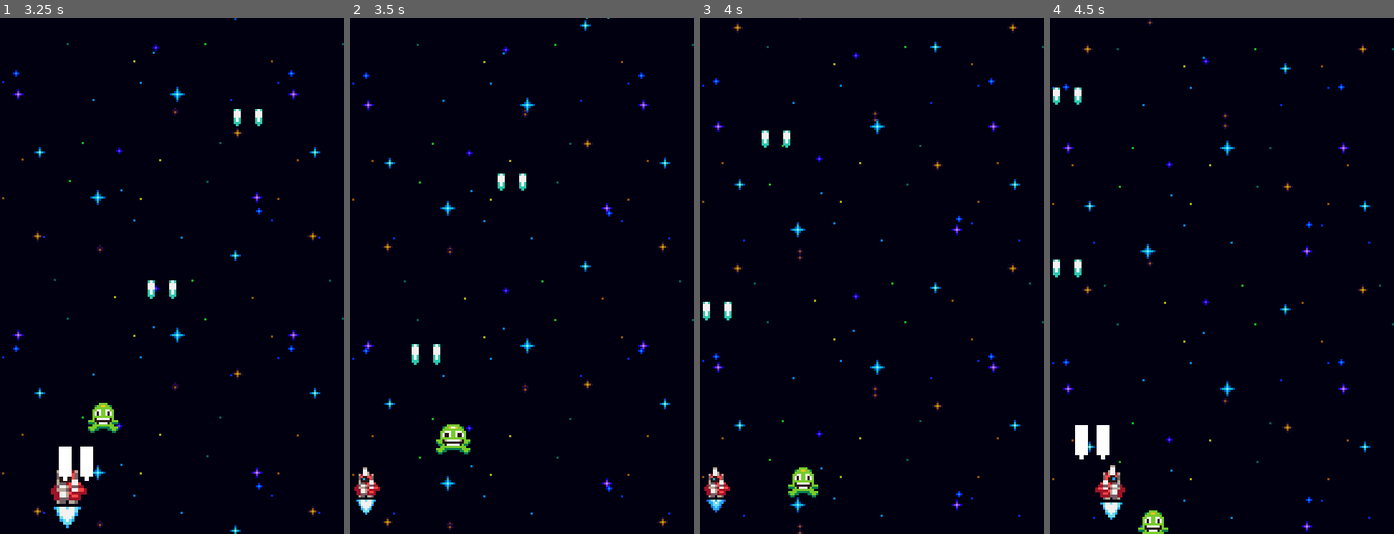
Above: before the commit, frames 1-4 (left to right).
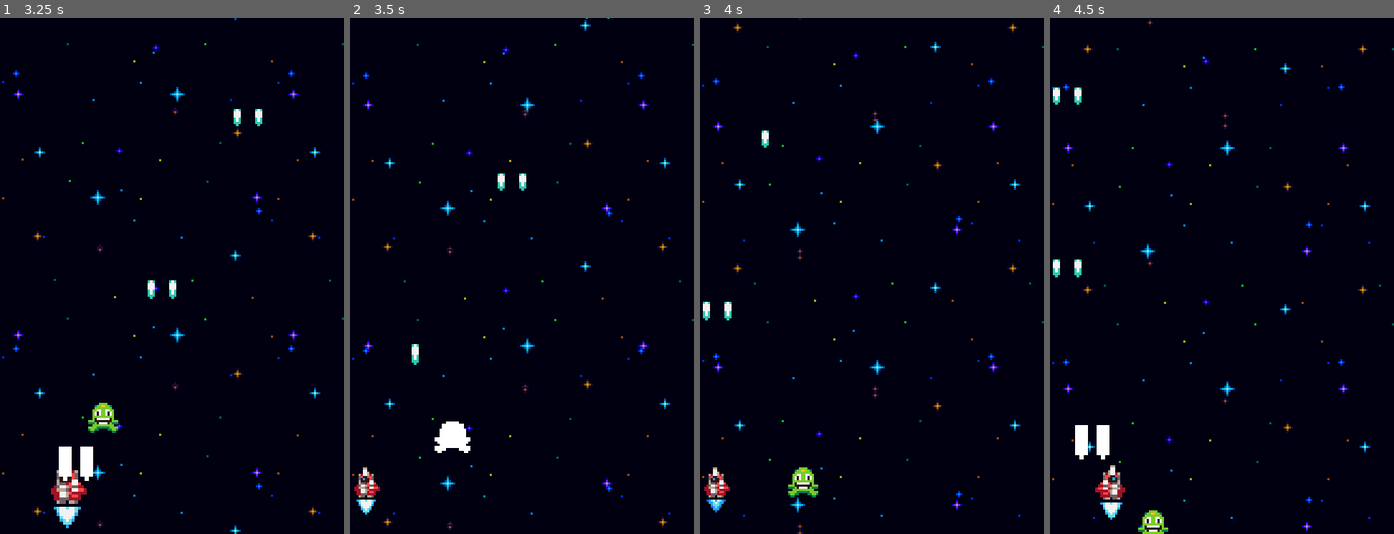
Above: after the commit, the same moments.

Repository: sarahpuspdew/Space-Shooter
Game: Godot game, scene res://Scenes/World.tscn
Two runs of this game, one before a commit and one after it. Both use one fixed random seed, a clock stepped at 60 frames per second and the inputs below.
Inputs:
- Up to frame 1 (3.25 s): hold D (right) 0.53-2.03 s; hold A (left) from 2.03 s (still down)
- Up to frame 2 (3.5 s): keep holding A (left)
- Up to frame 3 (4 s): keep holding A (left)
- Up to frame 4 (4.5 s): release A (left) at 4.28 s; hold D (right) from 4.28 s (still down)

Frame 1 is identical in both runs. In frame 2, 0.5% of the frame differs, in the area x 24-35%, y 63-85%; in frame 3, less than 0.1%; in frame 4, nothing differs.

Commit message:
Add hurt, hurtbox, hitbox component

Diff:
--- /dev/null
+++ b/Components/HitboxComponent.gd
@@ -0,0 +1,21 @@
+extends Area2D
+class_name HitboxComponent
+
+signal hit_hurtbox(hurtbox)
+
+@export var damage : float = 1.0
+
+
+func _ready():
+	area_entered.connect(_on_hurtbox_entered)
+
+
+func _on_hurtbox_entered(hurtbox):
+	# Make sure the area we are overlapping is a hurtbox
+	if not hurtbox is HurtboxComponent: return
+	# Make sure the hurtbox isn't invincible
+	if hurtbox.is_invincible: return
+	# Signal out that we hit a hurtbox (this is useful for destroying projectiles when they hit something)
+	hit_hurtbox.emit(hurtbox)
+	# Have the hurtbox signal out that it was hit
+	hurtbox.hurt.emit(self)
--- /dev/null
+++ b/Components/HurtComponent.gd
@@ -0,0 +1,12 @@
+extends Node
+class_name HurtComponent
+
+@export var stats_component : StatsComponent
+@export var hurtbox_component : HurtboxComponent
+
+func _ready():
+	hurtbox_component.hurt.connect(_on_hurt_hurtbox)
+
+
+func _on_hurt_hurtbox(hitbox : HitboxComponent):
+	stats_component.health -= hitbox.damage
--- /dev/null
+++ b/Components/HurtboxComponent.gd
@@ -0,0 +1,17 @@
+extends Area2D
+class_name HurtboxComponent
+
+signal hurt(hitbox)
+
+
+var is_invincible = false:
+	set(value):
+		is_invincible = value
+
+		# Disable any collisions shapes on this hurtbox when it is invincible
+		# And reenable them when it isn't invincible
+		for child in get_children():
+			if not child is CollisionShape2D and not child is CollisionPolygon2D: continue
+			# Use call deferred to make sure this doesn't happen in the middle of the
+			# physics process
+			child.set_deferred("disabled", is_invincible)
--- a/Projectiles/Laser.gd
+++ b/Projectiles/Laser.gd
@@ -1,13 +1,19 @@
 extends Node2D
 class_name Laser
 
-@onready var scale_component : ScaleComponent = $ScaleComponent as ScaleComponent
-@onready var flash_component : FlashComponent = $FlashComponent as FlashComponent
+@onready var scale_component := $ScaleComponent as ScaleComponent
+@onready var flash_component := $FlashComponent as FlashComponent
+@onready var hitbox_component := $HitboxComponent as HitboxComponent
 
 
 func _ready():
 	scale_component.tween_scale()
 	flash_component.flash()
+	hitbox_component.hit_hurtbox.connect(_on_hit_hurtbox)
+
+
+func _on_hit_hurtbox(hurtbox):
+	queue_free()
 
 
 func _on_visible_on_screen_notifier_2d_screen_exited():
--- a/Projectiles/Laser.tscn
+++ b/Projectiles/Laser.tscn
@@ -1,10 +1,14 @@
-[gd_scene load_steps=6 format=3 uid="uid://b0br7c0mhjlrk"]
+[gd_scene load_steps=8 format=3 uid="uid://b0br7c0mhjlrk"]
 
 [ext_resource type="Texture2D" uid="uid://bps3n0kedeihb" path="res://Assets/Sprites/laser_small.png" id="1_umw2w"]
 [ext_resource type="Script" path="res://Projectiles/Laser.gd" id="1_uyi07"]
 [ext_resource type="Script" path="res://Components/MoveComponent.gd" id="2_chvay"]
 [ext_resource type="Script" path="res://Components/ScaleComponent.gd" id="4_rq5gy"]
 [ext_resource type="Script" path="res://Components/FlashComponent.gd" id="5_th2wb"]
+[ext_resource type="Script" path="res://Components/HitboxComponent.gd" id="6_nqqgf"]
+
+[sub_resource type="RectangleShape2D" id="RectangleShape2D_itxrx"]
+size = Vector2(3, 8)
 
 [node name="Laser" type="Node2D"]
 script = ExtResource("1_uyi07")
@@ -32,4 +36,13 @@
 sprite = NodePath("../Sprite2D")
 flash_duration = 0.1
 
+[node name="HitboxComponent" type="Area2D" parent="."]
+collision_layer = 0
+collision_mask = 2
+script = ExtResource("6_nqqgf")
+
+[node name="CollisionShape2D" type="CollisionShape2D" parent="HitboxComponent"]
+position = Vector2(0, 1)
+shape = SubResource("RectangleShape2D_itxrx")
+
 [connection signal="screen_exited" from="VisibleOnScreenNotifier2D" to="." method="_on_visible_on_screen_notifier_2d_screen_exited"]
--- a/Scenes/Enemy.tscn
+++ b/Scenes/Enemy.tscn
@@ -6,11 +6,16 @@
 [ext_resource type="Script" path="res://Components/ScaleComponent.gd" id="2_2kloi"]
 [ext_resource type="Script" path="res://Components/FlashComponent.gd" id="4_5woke"]
 [ext_resource type="Script" path="res://Components/ShakeComponent.gd" id="4_c8hnu"]
+[ext_resource type="Script" path="res://Components/HurtboxComponent.gd" id="7_6jdvo"]
+[ext_resource type="Script" path="res://Components/HurtComponent.gd" id="7_lhogm"]
+[ext_resource type="Script" path="res://Components/HitboxComponent.gd" id="8_qssvp"]
 
 [node name="Enemy" type="Node2D"]
 script = ExtResource("1_4ycrh")
 
 [node name="AnimatedSprite2D" type="AnimatedSprite2D" parent="."]
+
+[node name="VisibleOnScreenNotifier2D" type="VisibleOnScreenNotifier2D" parent="."]
 
 [node name="StatsComponent" type="Node" parent="."]
 script = ExtResource("1_ii8r5")
@@ -31,6 +36,18 @@
 script = ExtResource("4_5woke")
 sprite = NodePath("../AnimatedSprite2D")
 
-[node name="VisibleOnScreenNotifier2D" type="VisibleOnScreenNotifier2D" parent="."]
+[node name="HurtComponent" type="Node" parent="." node_paths=PackedStringArray("stats_component", "hurtbox_component")]
+script = ExtResource("7_lhogm")
+stats_component = NodePath("../StatsComponent")
+hurtbox_component = NodePath("../HurtboxComponent")
+
+[node name="HurtboxComponent" type="Area2D" parent="."]
+collision_layer = 2
+collision_mask = 0
+script = ExtResource("7_6jdvo")
+
+[node name="HitboxComponent" type="Area2D" parent="."]
+collision_layer = 0
+script = ExtResource("8_qssvp")
 
 [connection signal="screen_exited" from="VisibleOnScreenNotifier2D" to="." method="_on_visible_on_screen_notifier_2d_screen_exited"]
--- a/Scenes/GreenEnemy.tscn
+++ b/Scenes/GreenEnemy.tscn
@@ -32,6 +32,12 @@
 "speed": 5.0
 }]
 
+[sub_resource type="CircleShape2D" id="CircleShape2D_k4kbu"]
+radius = 8.0
+
+[sub_resource type="CircleShape2D" id="CircleShape2D_qsx4a"]
+radius = 6.0
+
 [node name="GreenEnemy" instance=ExtResource("1_i4pur")]
 
 [node name="AnimatedSprite2D" parent="." index="0"]
@@ -40,8 +46,15 @@
 autoplay = "move"
 frame_progress = 0.926787
 
-[node name="StatsComponent" parent="." index="1"]
+[node name="StatsComponent" parent="." index="2"]
 health = 3
 
-[node name="MoveComponent" parent="." index="2"]
+[node name="MoveComponent" parent="." index="3"]
 velocity = Vector2(0, 40)
+
+[node name="CollisionShape2D" type="CollisionShape2D" parent="HurtboxComponent" index="0"]
+shape = SubResource("CircleShape2D_k4kbu")
+
+[node name="CollisionShape2D" type="CollisionShape2D" parent="HitboxComponent" index="0"]
+shape = SubResource("CircleShape2D_qsx4a")
+debug_color = Color(0.72549, 0.47451, 0.0392157, 0.419608)
--- a/Scenes/Player.tscn
+++ b/Scenes/Player.tscn
@@ -10,6 +10,7 @@
 [ext_resource type="Script" path="res://Components/SpawnerComponent.gd" id="7_8avc8"]
 [ext_resource type="PackedScene" uid="uid://b0br7c0mhjlrk" path="res://Projectiles/Laser.tscn" id="8_o3m3q"]
 [ext_resource type="Script" path="res://Components/ScaleComponent.gd" id="9_0oxkg"]
+[ext_resource type="Script" path="res://Components/HurtboxComponent.gd" id="11_mj2wv"]
 
 [sub_resource type="AtlasTexture" id="AtlasTexture_ste3l"]
 atlas = ExtResource("1_70a41")
@@ -110,6 +111,10 @@
 "speed": 10.0
 }]
 
+[sub_resource type="CapsuleShape2D" id="CapsuleShape2D_pd7ph"]
+radius = 4.0
+height = 14.0
+
 [node name="Player" type="Node2D"]
 script = ExtResource("1_i4whj")
 metadata/_edit_group_ = true
@@ -157,4 +162,11 @@
 script = ExtResource("9_0oxkg")
 sprite = NodePath("../Anchor")
 
+[node name="HurtboxComponent" type="Area2D" parent="."]
+collision_mask = 0
+script = ExtResource("11_mj2wv")
+
+[node name="CollisionShape2D" type="CollisionShape2D" parent="HurtboxComponent"]
+shape = SubResource("CapsuleShape2D_pd7ph")
+
 [connection signal="timeout" from="FireRateTimer" to="." method="_on_fire_rate_timer_timeout"]
--- a/Scripts/Enemy.gd
+++ b/Scripts/Enemy.gd
@@ -5,9 +5,24 @@
 @onready var scale_component := $ScaleComponent as ScaleComponent
 @onready var shake_component := $ShakeComponent as ShakeComponent
 @onready var flash_component := $FlashComponent as FlashComponent
+@onready var hitbox_component := $HitboxComponent as HitboxComponent
+@onready var hurtbox_component := $HurtboxComponent as HurtboxComponent
+@onready var stats_component := $StatsComponent as StatsComponent
 
 
+func _ready():
+	hurtbox_component.hurt.connect(_on_hurt_hurtbox)
+	stats_component.no_health.connect(_on_no_health)
 
+
+func _on_hurt_hurtbox(hitbox):
+	flash_component.flash()
+	scale_component.tween_scale()
+	shake_component.tween_shake()
+
+
+func _on_no_health():
+	queue_free()
 
 
 func _on_visible_on_screen_notifier_2d_screen_exited():
--- a/project.godot
+++ b/project.godot
@@ -36,6 +36,11 @@
 ]
 }
 
+[layer_names]
+
+2d_physics/layer_1="Player_Hurtbox"
+2d_physics/layer_2="Enemy_Hurtbox"
+
 [rendering]
 
 textures/canvas_textures/default_texture_filter=0
Not shown: 1 places in Scenes/Enemy.tscn that only renumber resources
Not shown: 1 places in Scenes/GreenEnemy.tscn that only renumber resources
Not shown: 1 places in Scenes/Player.tscn that only renumber resources
